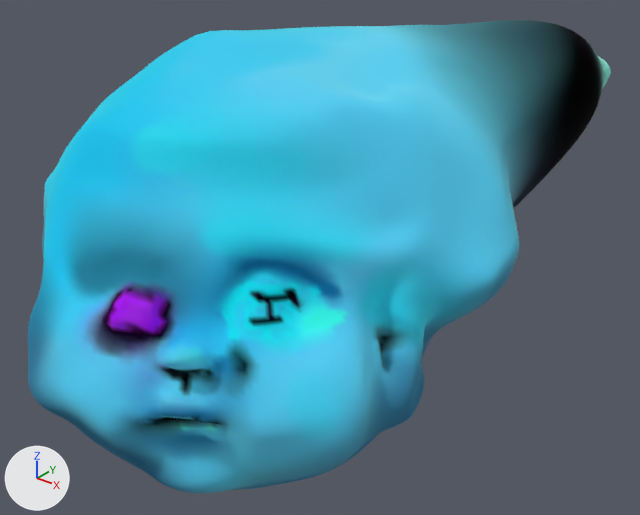
One commit to the glTF model dolltitsmooth.gltf: the scene before it, then after it.
Rendered twice from a camera (50 mm lens) standing at (3.86, -3.99, 3.05) and looking at (0.25, 0.52, 0.26). Lighting does not change. The marker at lower left points along +X, +Y and +Z.

Names of what the first picture shows: 'Quad Sphere'.
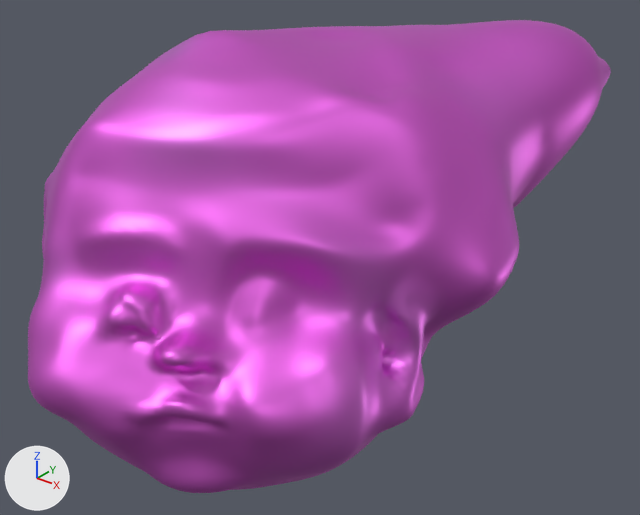
The newer file is also turned or shifted as a whole; pictures and numbers use the older file's frame.

Pixel boxes (x1, y1, x2, y2) of what changed, in the pictures (640 x 515 px):
'Quad Sphere', recoloured (cyan to pink)
    both: (28, 20, 611, 493)
part 1 of me_quad_sphere, recoloured (cyan to pink)
    both: (28, 20, 604, 492)
part 2 of me_quad_sphere, recoloured (cyan to pink)
    both: (36, 25, 611, 493)

The change, as a list of edits to the scene's bpy script:
```text
Change mat_material:
    where n0 = _N.new('ShaderNodeBsdfPrincipled'); n0.name = 'Principled BSDF'
    remove n0.inputs[2].default_value = 1.0  # 'Roughness'
    add n3 = _N.new('ShaderNodeMix'); n3.name = 'Mix'
    add n3.data_type = 'RGBA'
    add n3.blend_type = 'MULTIPLY'
    add n3.inputs[0].default_value = 1.0  # 'Factor'
    add n3.inputs[7].default_value = (0.8, 0.8, 0.8, 1.0)  # 'B', white #e7e7e7
    where n2 = _N.new('ShaderNodeVertexColor'); n2.name = 'Color Attribute'
    remove _L.new(n2.outputs[0], n0.inputs[0])  # 'Color' to 'Base Color'
    add _L.new(n3.outputs[2], n0.inputs[0])  # 'Result' to 'Base Color'
    add _L.new(n2.outputs[0], n3.inputs[6])  # 'Color' to 'A'
Change me_quad_sphere:
    where me_quad_sphere.from_pydata(...)  # 24578 vertices, 49152 faces; spans x -1.72..1.74, y -1.69..2.42, z -1.25..1.88
    used by ob_quad_sphere; location = (0.0, 0.0, 0.0)
    me_quad_sphere part 1: 29784 faces centred in x -1.62..1.74, y -1.69..2.42, z -1.25..1.83 are repainted in the vertex colours; the middle colour goes from blue #418bb4 to pink #fd7bfa
    me_quad_sphere part 2: 19368 faces centred in x -1.72..1.74, y -1.68..2.31, z -0.59..1.88 are repainted in the vertex colours; the middle colour goes from cyan #62effd to pink #fe7dfb
```
